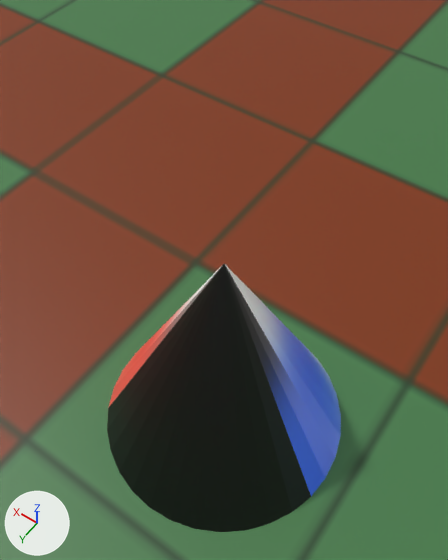
An edit to the glTF model common/models/monkey/untitled.gltf, drawn before and after from the same camera.
Camera for both pictures: a camera (50 mm lens) standing at (-2.1, 1.33, 2.08) and looking at (-1.28, 0.18, 0.27). Every picture has the same lights, and +X, +Y and +Z are marked at lower left. Where no turn or scale is listed for an object, it has been applied to the vertices.
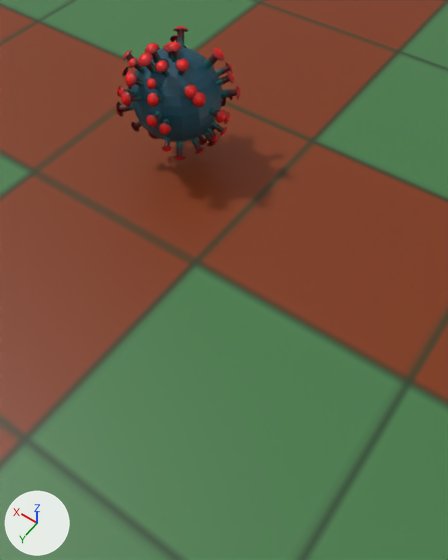
Where the change shows, as pixel boxes (x1, y1, x2, y2) in the pictures (448 x 560 px):
'Cone', deleted (black)
    before: (107, 264, 341, 532)
'Sphere', added
    after: (115, 26, 241, 160)
    faces in mat_material_003 (picture img_ronacolor): (131, 47, 222, 142)
    faces in mat_material_004 (picture img_nogica): (115, 26, 241, 160)

Patch to the scene script:
```diff
--- a/common/models/monkey/untitled.gltf.py
+++ b/common/models/monkey/untitled.gltf.py
@@ img_ronacolor @@
+img_ronacolor = load_image('ronacolor', 'ronacolor.png', 1024, 1024, 'sRGB')
@@ img_nogica @@
+img_nogica = load_image('nogica', 'nogica.png', 1024, 1024, 'sRGB')
@@ mat_material_003 @@
+mat_material_003 = principled_material('Material.003')
+mat_material_003.texture = img_ronacolor
@@ mat_material_004 @@
+mat_material_004 = principled_material('Material.004')
+mat_material_004.texture = img_nogica
@@ me_sphere @@
+me_sphere.from_pydata(...)  # 14278 vertices, 28320 faces; spans x -1.28..1.36, y -1.28..1.39, z -1.36..1.27
+# faces by material slot: [480, 27840]
+me_sphere.materials.append(mat_material_003)  # picture img_ronacolor
+me_sphere.materials.append(mat_material_004)  # picture img_nogica
@@ ob_cone @@
-ob_cone = bpy.data.objects.new('Cone', me_cone)
-ob_cone.location = (-1.508, 0.501, 0.42)
@@ ob_sphere @@
+ob_sphere = bpy.data.objects.new('Sphere', me_sphere)
+ob_sphere.location = (-0.526, -0.503, 0.369)
+ob_sphere.scale = (-0.209, -0.209, -0.209)
```
